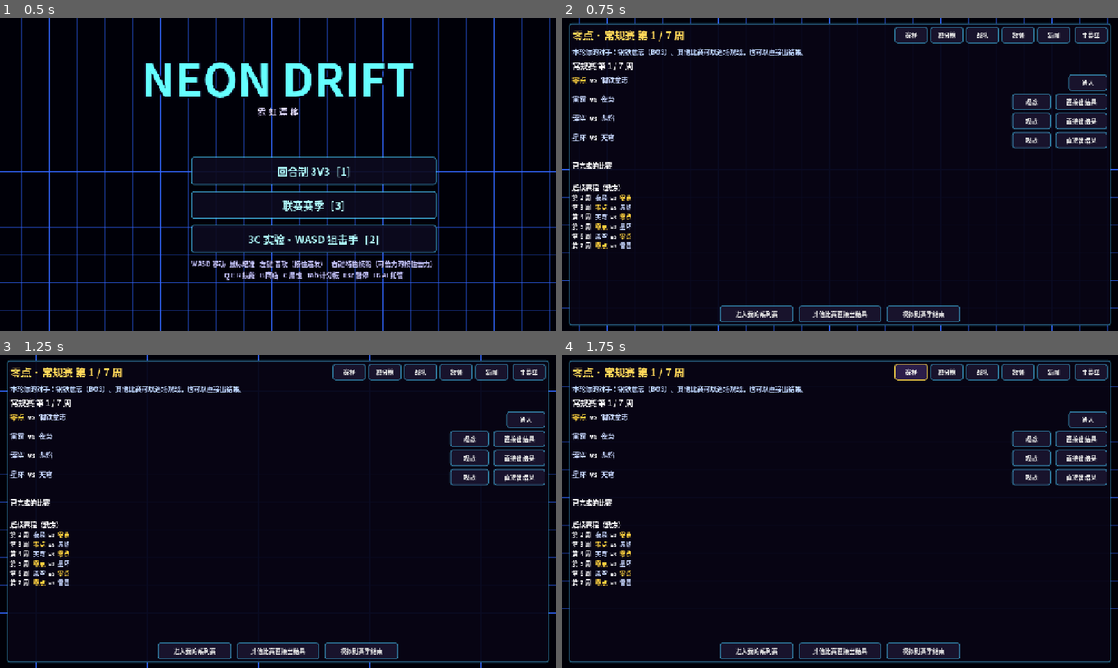
Above: before the commit, frames 1-4 (two rows, left to right).
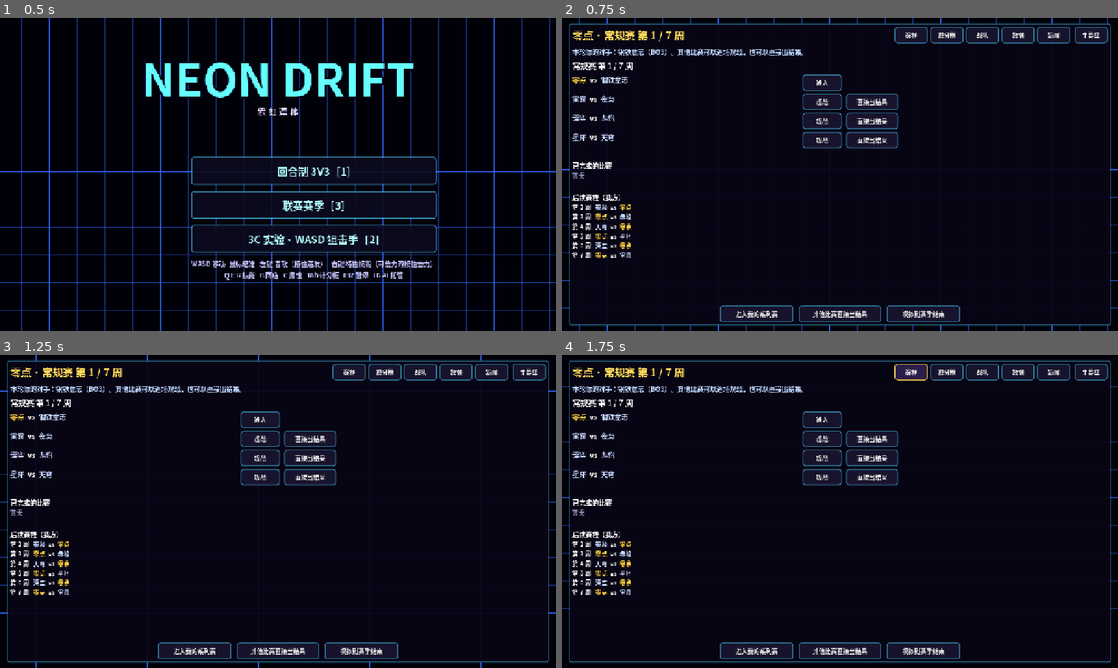
Above: after the commit, the same moments.

Repository: ciki-9876/NeonMOBA
Game: Godot game, scene res://main.tscn
Two runs of this game, one before a commit and one after it. Both use one fixed random seed, a clock stepped at 60 frames per second and the inputs below.
Inputs:
- Up to frame 1 (0.5 s): no input
- Up to frame 2 (0.75 s): click "联赛赛季 [3]" at 0.5 s
- Up to frame 3 (1.25 s): no input
- Up to frame 4 (1.75 s): click "赛程" at 1.25 s

Frame 1 is identical in both runs. In frame 2, 6.6% of the frame differs, in the area x 1-98%, y 18-77%; in frame 3, 6.7%; in frame 4, 6.7%.

Commit message:
验收修复：局内比分和击杀播报显示真实队名（长队名不换行），联赛比赛不再弹规则提示；离开对局后清掉残留画面；赛程页状态文字与季后赛新闻标签；观战他队时可返回赛程；技能点无可学技能时隐藏；AI 出装按配件缺口购买，买不起的贵件不再卡住后续装备
Co-Authored-By: Claude Opus 5.5 <noreply@anthropic.com>
Claude-Session: https://claude.ai/code/session_01WoCNzH3yDmCuGnfgZ9RGxr

Diff:
--- a/game/match.gd
+++ b/game/match.gd
@@ -214,6 +214,8 @@
 	_begin_common()
 	if not human:
 		set_autopilot(true)
+	if bool(setup.get("league", false)):
+		return   # league matches: the rules are known, keep the screen clean
 	toast("回合制 3V3：先赢 %d 个回合获胜。每回合开局有购买时间；第 %d 秒起中央核心开放，站在核心里且没有对手争夺就会推进占领进度，占满或全歼对手即赢下回合。" % [Rounds.ROUNDS_TO_WIN, int(Rounds.CORE_UNLOCK)], Color(0.7, 0.95, 1.0), 10.0)
 	toast("回合内阵亡不会复活；没有升级，只有装备成长。赢一回合 +%d，输一回合 +%d 起（每多连败一回合 +%d），输掉的一方可以原价卖出一件装备。" % [int(Rounds.WIN_PAY), int(Rounds.LOSS_PAY_BASE), int(Rounds.LOSS_PAY_STEP)], Color(1.0, 0.9, 0.4), 10.0)
 
@@ -653,7 +655,9 @@
 	var who_k: String = ("你" if k != null and k.is_player else kname)
 	var who_v: String = ("你" if v.is_player else v.display_name())
 	var fc := Color(0.5, 1.6, 1.8) if kt == 0 else Color(2.0, 0.55, 0.55)
-	_feed("%s %s 击倒了 %s %s" % [("霓虹" if kt == 0 else "赤潮"), who_k, ("赤潮" if kt == 0 else "霓虹"), who_v], fc)
+	var n0: String = str(team_names[0]).trim_suffix("队")
+	var n1: String = str(team_names[1]).trim_suffix("队")
+	_feed("%s %s 击倒了 %s %s" % [(n0 if kt == 0 else n1), who_k, (n1 if kt == 0 else n0), who_v], fc)
 	if not first_blood:
 		first_blood = true
 		_announce("第一滴血！", Color(1.0, 0.3, 0.35), 1.4)
--- a/hero_ai.gd
+++ b/hero_ai.gd
@@ -745,36 +745,54 @@
 			return true
 	return false
 
-## the priciest component of id that is not owned yet and fits in the budget ("" = none)
+## components of id still missing from the inventory (the same matching as the shop's recipe cost:
+## a component counts only while it sits in the inventory as itself)
+func _missing_parts(id: String, avail: Array, out: Array) -> void:
+	for c in ItemsDB.DB[id]["comps"]:
+		var cid: String = str(c)
+		var i := avail.find(cid)
+		if i >= 0:
+			avail.remove_at(i)
+		else:
+			out.append(cid)
+			_missing_parts(cid, avail, [])   # its own parts are covered by buying it later
+
+## the priciest missing part of id (or a part of that part) that fits in the budget ("" = none)
 func _affordable_part(id: String, budget: float) -> String:
+	var miss := []
+	_missing_parts(id, h.inv.duplicate(), miss)
 	var best := ""
 	var best_c := -1.0
-	for c in ItemsDB.DB[id]["comps"]:
-		var cid: String = str(c)
-		if _owns(cid):
-			continue
+	var queue: Array = miss.duplicate()
+	while not queue.is_empty():
+		var cid: String = str(queue.pop_front())
 		var p := float(g.shop_price_for(h, cid))
-		if p <= budget and p > best_c:
-			best = cid
-			best_c = p
-		var sub := _affordable_part(cid, budget)
-		if sub != "" and float(g.shop_price_for(h, sub)) > best_c:
-			best = sub
-			best_c = float(g.shop_price_for(h, sub))
+		if p <= budget:
+			if p > best_c:
+				best = cid
+				best_c = p
+		else:
+			var sub := []
+			_missing_parts(cid, h.inv.duplicate(), sub)
+			queue.append_array(sub)
 	return best
 
-## buys toward the first build item not owned yet: the whole item when affordable, otherwise its priciest
-## affordable component. Returns true if something was bought.
+## buys toward the build: the first item not owned yet — whole when affordable, otherwise its priciest
+## affordable missing part. An item with no affordable part is saved for only when the hero has at least
+## 60% of its price; otherwise the next item of the build is tried. Returns true if something was bought.
 func _buy_next(build: Array) -> bool:
 	for id in build:
 		var sid: String = str(id)
 		if _owns(sid):
 			continue
+		var price := float(g.shop_price_for(h, sid))
 		var pick := sid
-		if h.gold < float(g.shop_price_for(h, sid)):
+		if h.gold < price:
 			pick = _affordable_part(sid, h.gold)
 			if pick == "":
-				return false
+				if h.gold >= price * 0.6:
+					return false
+				continue
 		if not g.is_consumed_item(pick) and g.inv_after(h, pick) > 6:
 			g.sell_cheapest(h)
 		return g.buy_for(h, pick, false) == ""
--- a/ui/hud.gd
+++ b/ui/hud.gd
@@ -109,7 +109,8 @@
 	_place(time_lbl, Control.PRESET_CENTER_TOP, -200, 8, 400, 40)
 	hud.add_child(time_lbl)
 	score_rt = shp._rt(30)
-	_place(score_rt, Control.PRESET_CENTER_TOP, -260, 6, 520, 44)
+	_place(score_rt, Control.PRESET_CENTER_TOP, -380, 6, 760, 44)
+	score_rt.autowrap_mode = TextServer.AUTOWRAP_OFF
 	hud.add_child(score_rt)
 	event_lbl = _label(16, Color(1.0, 0.75, 0.9), HORIZONTAL_ALIGNMENT_CENTER)
 	_place(event_lbl, Control.PRESET_CENTER_TOP, -300, 46, 600, 24)
@@ -414,7 +415,11 @@
 	shp._update_ui_v3(delta)
 	lvl_lbl.text = str(p.level)
 	xp_fill.size.x = 64.0 * (1.0 if p.level >= 25 else clampf(p.xp / p.xp_need(), 0.0, 1.0))
-	points_lbl.text = ("技能点 %d" % p.skill_points) if p.skill_points > 0 else ""
+	var learnable := false
+	for sk in ["q", "e", "r"]:
+		if p.can_learn(sk):
+			learnable = true
+	points_lbl.text = ("技能点 %d" % p.skill_points) if p.skill_points > 0 and learnable else ""
 	hp_fill.size.x = 628.0 * clampf(p.hp / p.max_hp, 0.0, 1.0)
 	hp_txt.text = "%d / %d   +%.1f" % [int(p.hp), int(p.max_hp), p.hp_regen()]
 	mp_fill.size.x = 628.0 * clampf(p.mana / p.mana_max, 0.0, 1.0)
@@ -511,10 +516,15 @@
 	kills_lbl.visible = false
 
 # ============================================================ round mode
+## team name without the trailing 队 (霓虹队 -> 霓虹)
+func _short(n) -> String:
+	var s := str(n)
+	return s.trim_suffix("队") if s.length() > 2 else s
+
 func _update_rounds_hud(p) -> void:
 	var r = gm.rounds
-	score_rt.text = "[center][color=#5fe8ff]霓虹  %d[/color]   [color=#8a92b8]第 %d 回合 · %s[/color]   [color=#ff6a6a]%d  赤潮[/color][/center]" % [
-		r.score[0], r.round_n, _fmt(maxf(0.0, r.time_left())), r.score[1]]
+	score_rt.text = "[center][color=#5fe8ff]%s  %d[/color]   [color=#8a92b8]第 %d 回合 · %s[/color]   [color=#ff6a6a]%d  %s[/color][/center]" % [
+		_short(gm.team_names[0]), r.score[0], r.round_n, _fmt(maxf(0.0, r.time_left())), r.score[1], _short(gm.team_names[1])]
 	var txt := ""
 	match r.phase:
 		"buy":
@@ -525,7 +535,7 @@
 			if not r.core_open():
 				txt = "核心 %d 秒后开放" % int(ceil(r.CORE_UNLOCK - r.phase_t))
 			else:
-				txt = "核心开放 · 占领  霓虹 %d%%  /  赤潮 %d%%" % [int(r.capture[0] * 100.0), int(r.capture[1] * 100.0)]
+				txt = "核心开放 · 占领  %s %d%%  /  %s %d%%" % [_short(gm.team_names[0]), int(r.capture[0] * 100.0), _short(gm.team_names[1]), int(r.capture[1] * 100.0)]
 				if r.phase_t >= r.OVERTIME_AT:
 					txt += " · 决战：占领速度 ×2"
 		"post":
--- a/ui/league_ui.gd
+++ b/ui/league_ui.gd
@@ -104,6 +104,7 @@
 		season = Season.create(int(Time.get_unix_time_from_system()) % 1000000)
 	gm.state = C.S.SELECT
 	gm._clear_world()
+	_redraw_world()
 	mnu.menu_root.visible = false
 	hd.hud.visible = false
 	hd.center_lbl.text = ""
@@ -111,6 +112,11 @@
 	view = "hub"
 	root.visible = true
 	refresh()
+
+## the arena drawing (floor, overlay) keeps the last frame until redrawn
+func _redraw_world() -> void:
+	vw.overlay.queue_redraw()
+	vw.floor_layer.queue_redraw()
 
 func hide() -> void:
 	if root != null:
@@ -203,8 +209,13 @@
 		actions.add_child(_btn("进入我的系列赛", _open_series.bind(hs), 170))
 	elif Season.stage_done(season):
 		status.text = "本轮所有比赛已经结束。"
+	elif not hs.is_empty():
+		var won: bool = str(hs["winner"]) == str(season["human"])
+		status.text = "我方本轮比赛已结束（%s %d:%d）。其他比赛可以逐场观战，也可以直接出结果。" % [
+			"胜" if won else "负", maxi(int(hs["score"][0]), int(hs["score"][1])) if won else mini(int(hs["score"][0]), int(hs["score"][1])),
+			mini(int(hs["score"][0]), int(hs["score"][1])) if won else maxi(int(hs["score"][0]), int(hs["score"][1]))]
 	else:
-		status.text = "我方本轮没有比赛（已被淘汰或轮空）。可以观战其他比赛，或者直接出结果。"
+		status.text = "我方本轮没有比赛（已被淘汰）。可以观战其他比赛，或者直接出结果。"
 	if not Season.stage_done(season):
 		actions.add_child(_btn("其他比赛直接出结果", _skip_others, 190))
 	else:
@@ -226,7 +237,8 @@
 		var row := HBoxContainer.new()
 		row.add_theme_constant_override("separation", 10)
 		var l := _rt(_series_line(s), 16)
-		l.custom_minimum_size.x = 620
+		l.custom_minimum_size.x = 520
+		l.size_flags_horizontal = Control.SIZE_FILL
 		row.add_child(l)
 		if not Series.done(s):
 			var mine: bool = str(s["a"]) == str(season["human"]) or str(s["b"]) == str(season["human"])
@@ -242,6 +254,8 @@
 	var txt := "\n[b]已完成的比赛[/b]\n"
 	var done: Array = season["done"].duplicate()
 	done.reverse()
+	if done.is_empty():
+		txt += "[color=#8a92b8]暂无[/color]\n"
 	for s in done.slice(0, 24):
 		var wk := "第 %d 周" % (int(s["week"]) + 1) if str(s["kind"]) == "regular" else "季后赛"
 		txt += "[color=#8a92b8]%s[/color]   %s\n" % [wk, _series_line(s)]
@@ -319,8 +333,9 @@
 	items.reverse()
 	var col := {"upset": "#ff9a6a", "sweep": "#c8d8ff", "comeback": "#ffd23f", "streak": "#b8a0ff", "star": "#6aff9a",
 		"stage": "#8ad8ff", "award": "#ffd23f", "intro": "#c8d8ff"}
+	var n_weeks: int = (season["weeks"] as Array).size()
 	for n in items:
-		var wk := "第 %d 周" % (int(n["week"]) + 1)
+		var wk: String = ("第 %d 周" % (int(n["week"]) + 1)) if int(n["week"]) < n_weeks else "季后赛"
 		txt += "[color=#8a92b8]%s[/color]  [color=%s]%s[/color]\n" % [wk, col.get(n["kind"], "#ffffff"), n["text"]]
 	body.add_child(_rt(txt, 15))
 
@@ -495,6 +510,8 @@
 		else:
 			actions.add_child(_btn("观战本图", _play_map.bind(false), 140))
 		actions.add_child(_btn("跳过（直接出结果）", _quick_map, 190))
+		if human_side < 0:
+			actions.add_child(_btn("返回赛程", _back_to_hub, 120))
 		return
 	var cur_step: Array = Draft.current(d)
 	var action: String = str(cur_step[0])
@@ -595,6 +612,7 @@
 		res = Bridge.result_from(gm, cur, match_swap)
 	gm.state = C.S.SELECT
 	gm._clear_world()
+	_redraw_world()
 	hd.hud.visible = false
 	hd.center_lbl.text = ""
 	hd.sub_lbl.text = ""
